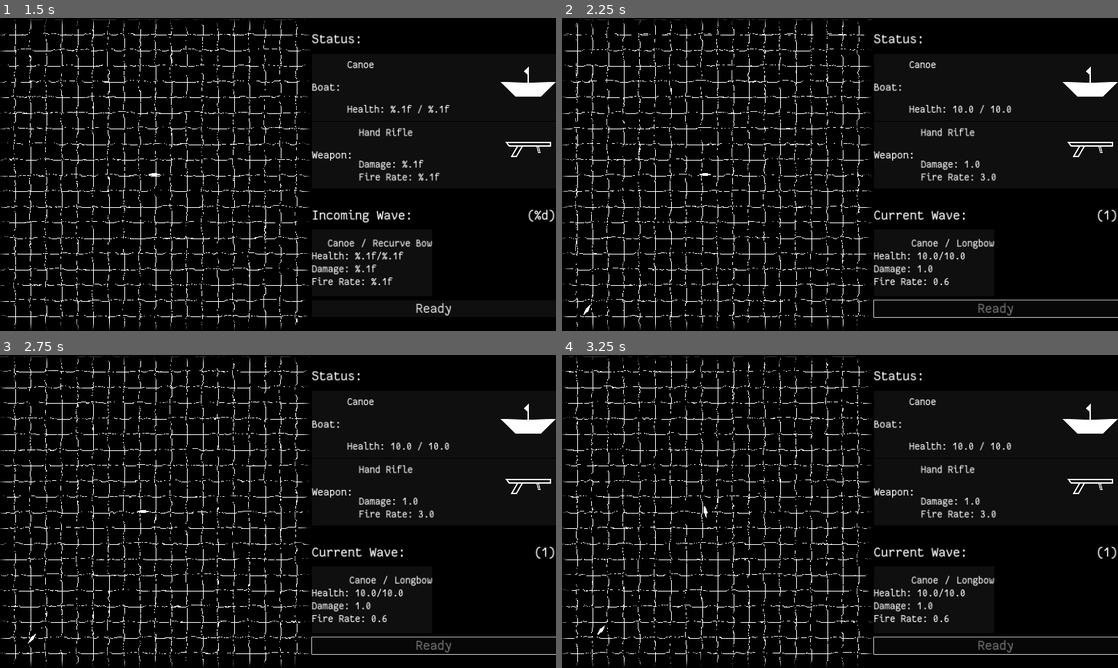
Above: before the commit, frames 1-4 (two rows, left to right).
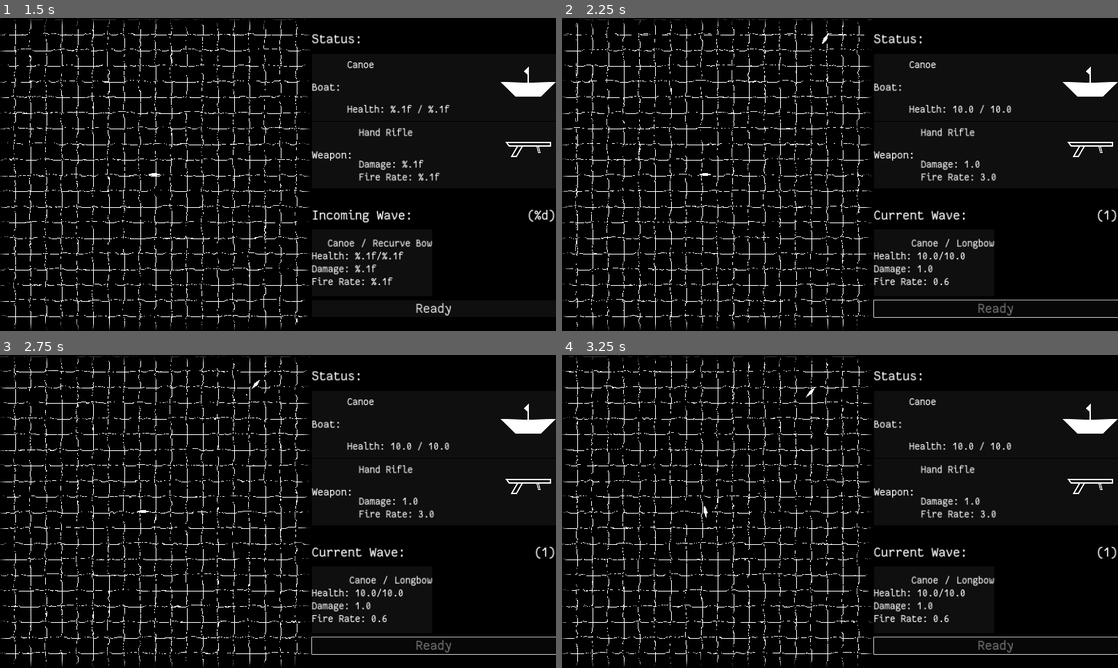
Above: after the commit, the same moments.

Repository: wdfeer/seabattle
Game: Godot game, scene res://src/splash.tscn
Two runs of this game, one before a commit and one after it. Both use one fixed random seed, a clock stepped at 60 frames per second and the inputs below.
Inputs (mouse positions are in pixels of both pictures, inside the frame that each line leads up to):
- Up to frame 1 (1.5 s): move the mouse to (400, 158) at 0.52 s; press the mouse at (400, 158) at 0.53 s; hold D (right) 0.53-1.28 s; move the mouse to (166, 190) at 1.27 s; release the mouse at (166, 190) at 1.28 s; hold S (down) from 1.28 s (still down); tap C (switch_control_mode) at 1.35 s
- Up to frame 2 (2.25 s): release S (down) at 2 s; click "Ready" at 2 s
- Up to frame 3 (2.75 s): no input
- Up to frame 4 (3.25 s): move the mouse to (895, 442) at 2.77 s; press the mouse at (895, 442) at 2.78 s; hold D (right) from 2.78 s (still down)

Frame 1 is identical in both runs. In frame 2, less than 0.1% of the frame differs, in the area x 3-48%, y 5-95%; in frame 3, less than 0.1%; in frame 4, less than 0.1%, in the area x 6-46%, y 10-90%.

Commit message:
Create longship body type for enemies

Diff:
--- a/project.godot
+++ b/project.godot
@@ -11,7 +11,7 @@
 [application]
 
 config/name="seabattle"
-config/version="3a"
+config/version="4a"
 run/main_scene="res://src/splash.tscn"
 config/features=PackedStringArray("4.3", "Forward Plus")
 boot_splash/bg_color=Color(0, 0, 0, 1)
--- /dev/null
+++ b/src/boats/bodies/longship.tscn
@@ -0,0 +1,15 @@
+[gd_scene load_steps=2 format=3 uid="uid://nvpi1der4wuc"]
+
+[ext_resource type="Script" path="res://src/boats/boat_body.gd" id="1_y7obk"]
+
+[node name="Longship" type="CollisionPolygon2D"]
+rotation = 1.5708
+polygon = PackedVector2Array(0.000231679, 64, -15.9999, 24.0001, -16.0001, -23.9999, -0.000231679, -64, 15.9999, -24.0001, 16.0001, 23.9999)
+script = ExtResource("1_y7obk")
+boat_name = "Longship"
+max_hp = 30.0
+speed = 30.0
+turn_speed = 0.786
+
+[node name="Polygon2D" type="Polygon2D" parent="."]
+polygon = PackedVector2Array(0.000231679, 64, -15.9999, 24.0001, -16.0001, -23.9999, -0.000231679, -64, 15.9999, -24.0001, 16.0001, 23.9999)
--- a/src/boats/enemy_boat.tscn
+++ b/src/boats/enemy_boat.tscn
@@ -1,18 +1,14 @@
-[gd_scene load_steps=4 format=3 uid="uid://cgvugn245jda7"]
+[gd_scene load_steps=3 format=3 uid="uid://cgvugn245jda7"]
 
 [ext_resource type="PackedScene" uid="uid://xa5r41gqqm44" path="res://src/boats/boat.tscn" id="1_3b4u3"]
-[ext_resource type="PackedScene" uid="uid://dvvjnk5q5r34x" path="res://src/boats/bodies/canoe.tscn" id="2_46dti"]
 [ext_resource type="Script" path="res://src/boats/enemy_controller.gd" id="3_6xbcp"]
 
 [node name="EnemyBoat" node_paths=PackedStringArray("controller") instance=ExtResource("1_3b4u3")]
 team = 1
-max_hp = null
+controller = NodePath("EnemyController")
 proj_damage = null
 fire_rate = null
 proj_velocity = null
-controller = NodePath("EnemyController")
 
-[node name="Body" parent="." index="1" instance=ExtResource("2_46dti")]
-
-[node name="EnemyController" type="Node" parent="." index="2"]
+[node name="EnemyController" type="Node" parent="." index="1"]
 script = ExtResource("3_6xbcp")
--- /dev/null
+++ b/src/static/body_types.gd
@@ -0,0 +1,16 @@
+class_name BodyTypes
+
+static var types: Array[PackedScene] = [
+	preload("res://src/boats/bodies/canoe.tscn"),
+	preload("res://src/boats/bodies/longship.tscn")
+]
+
+static func set_body_type(enemy: Boat, index: int):
+	if enemy.has_node("Body"):
+		var old_body = enemy.get_node("Body")
+		enemy.remove_child(old_body)
+		old_body.queue_free()
+	var body: BoatBody = types[index].instantiate()
+	body.name = "Body"
+	enemy.add_child(body)
+	enemy.body = body
--- a/src/static/waves.gd
+++ b/src/static/waves.gd
@@ -34,13 +34,14 @@
 		create_preview_enemy()
 static func create_preview_enemy():
 	var boat: Boat = instance.enemy_boat_scene.instantiate()
+	BodyTypes.set_body_type(boat, 0 if wave_counter < 2 else randi_range(0, 1))
+	WeaponTypes.set_weapon(boat, randi_range(0, 1) if wave_counter < 4 else randi_range(2, len(WeaponTypes.types) - 1))
 	instance.add_sibling(boat)
 
 	var i = randi_range(0, 3)
 	var side = sides_lines[i] as Array[Vector2]
 	boat.global_position = side[0].lerp(side[1], randf())
 	boat.rotation = sides_rotations[i]
-	WeaponTypes.set_weapon(boat, randi_range(0, 1) if wave_counter < 3 else randi_range(2, len(WeaponTypes.types) - 1))
 
 static func get_enemies() -> Array:
 	return instance.get_tree().get_nodes_in_group("boats").filter(func(b):
